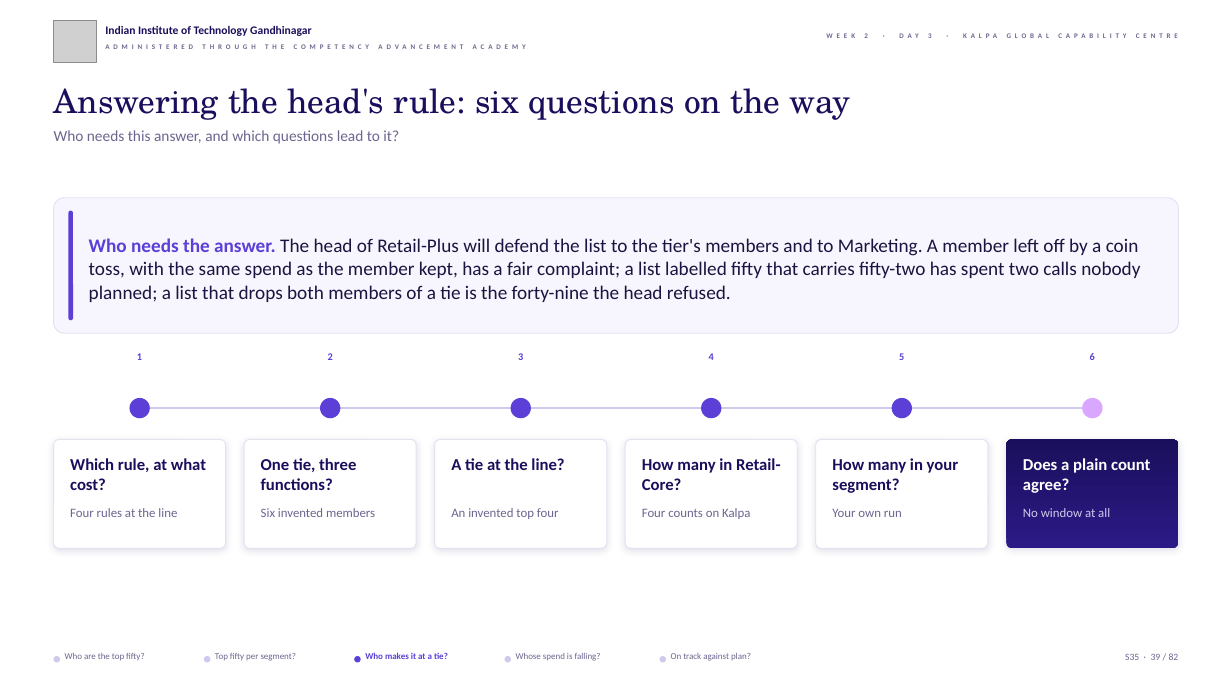
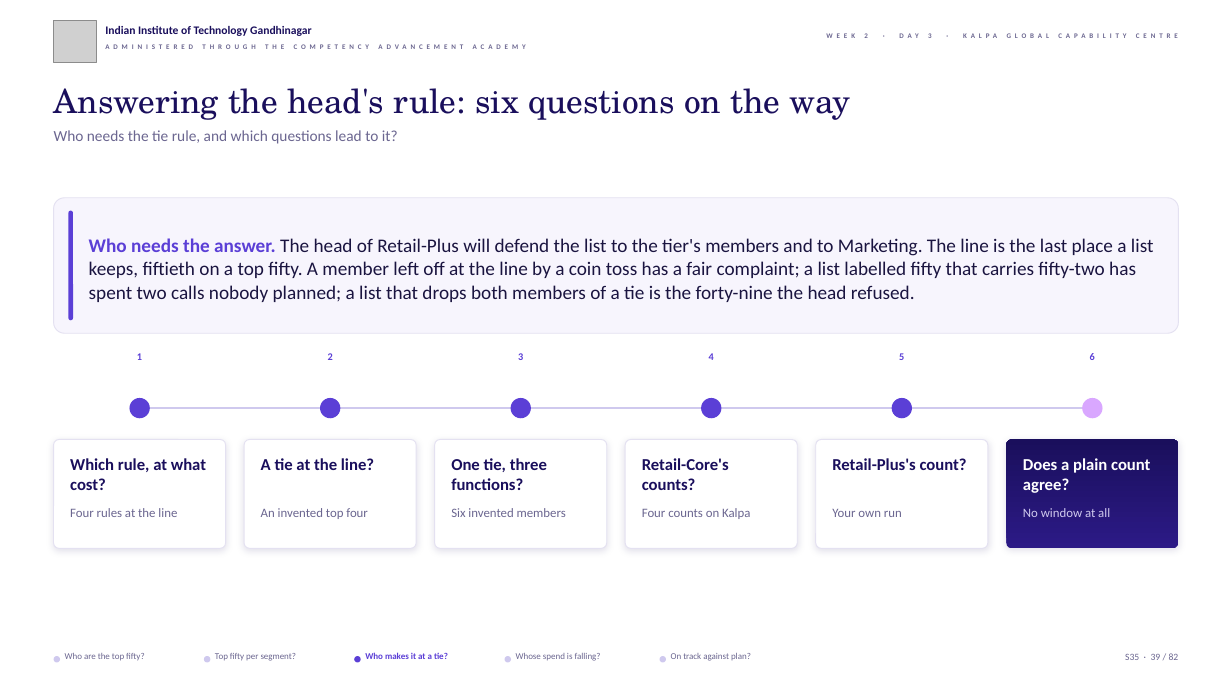
Before and after one commit to fde-academy-lab/c2-content-factory, a slide deck: slide 39 of content/W02/D3/slides/C2_W02_D03_half1_STUDENT.pptx. Drawn at 1232x693 pixels with LibreOffice and Linux fonts; fonts in the diff are those of the drawing; grey boxes stand for pictures; background and template pictures are left out. Boxes give left, top, right and bottom in pixels: in the first picture for what was removed or moved away, otherwise in the second. Text is boxed around its words. In the diff, an @@ line names an element or a change of style, - is before the commit and + after.

```diff
--- a/content/W02/D3/slides/C2_W02_D03_half1_STUDENT.pptx
+++ b/content/W02/D3/slides/C2_W02_D03_half1_STUDENT.pptx
@@ text at <box>54,130,398,144</box>: text changed @@
-Who needs this answer, and which questions lead to it?
+Who needs the tie rule, and which questions lead to it?
@@ text at <box>89,238,1154,302</box>: text changed @@
-Who needs the answer. The head of Retail-Plus will defend the list to the tier's members and to Marketing. A member left off by a coin toss, with the same spend as the member kept, has a fair complaint; a list labelled fifty that carries fifty-two has spent two calls nobody planned; a list that drops both members of a tie is the forty-nine the head refused.
+Who needs the answer. The head of Retail-Plus will defend the list to the tier's members and to Marketing. The line is the last place a list keeps, fiftieth on a top fifty. A member left off at the line by a coin toss has a fair complaint; a list labelled fifty that carries fifty-two has spent two calls nobody planned; a list that drops both members of a tie is the forty-nine the head refused.
@@ text at <box>261,458,374,470</box>: text changed @@
-One tie, three functions?
+A tie at the line?
@@ text at <box>451,458,547,490</box>: text changed @@
-A tie at the line?
+One tie, three functions?
@@ text at <box>642,458,729,490</box>: text changed @@
-How many in Retail-Core?
+Retail-Core's counts?
@@ text at <box>832,458,967,470</box>: text changed @@
-How many in your segment?
+Retail-Plus's count?
@@ text at <box>261,508,368,519</box>: text changed @@
-Six invented members
+An invented top four
@@ text at <box>451,508,566,517</box>: text changed @@
-An invented top four
+Six invented members
```
Also in this commit, not shown: 38 other slides changed, 43 other files.
